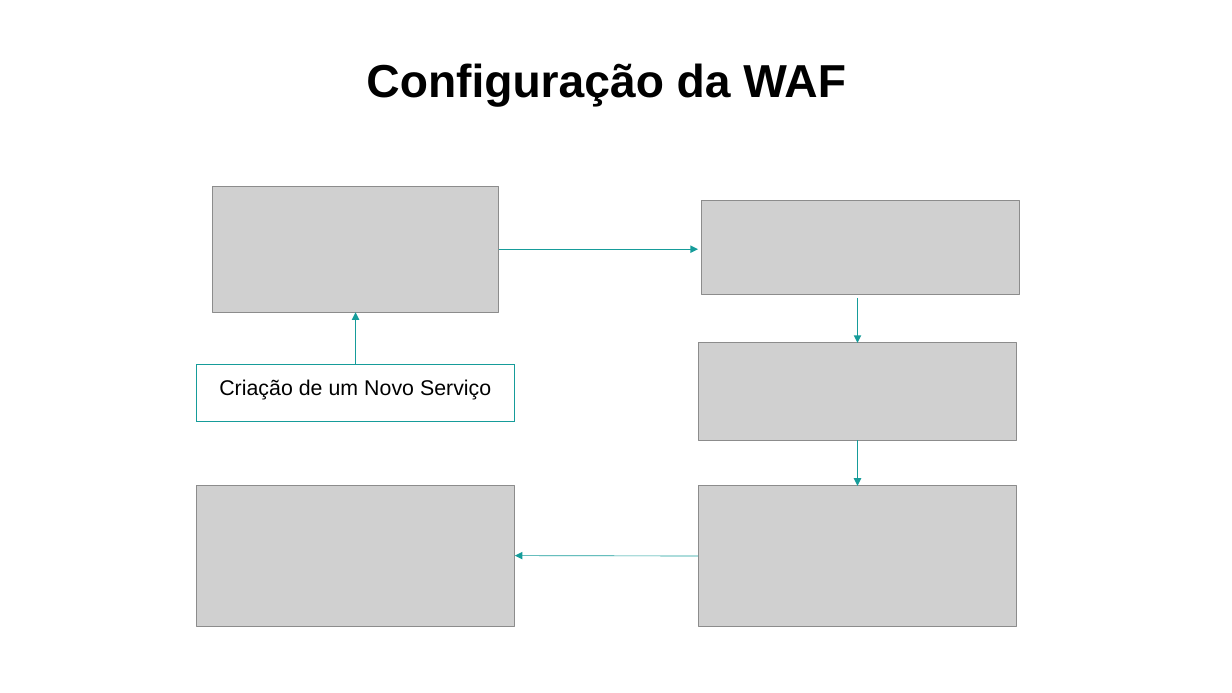
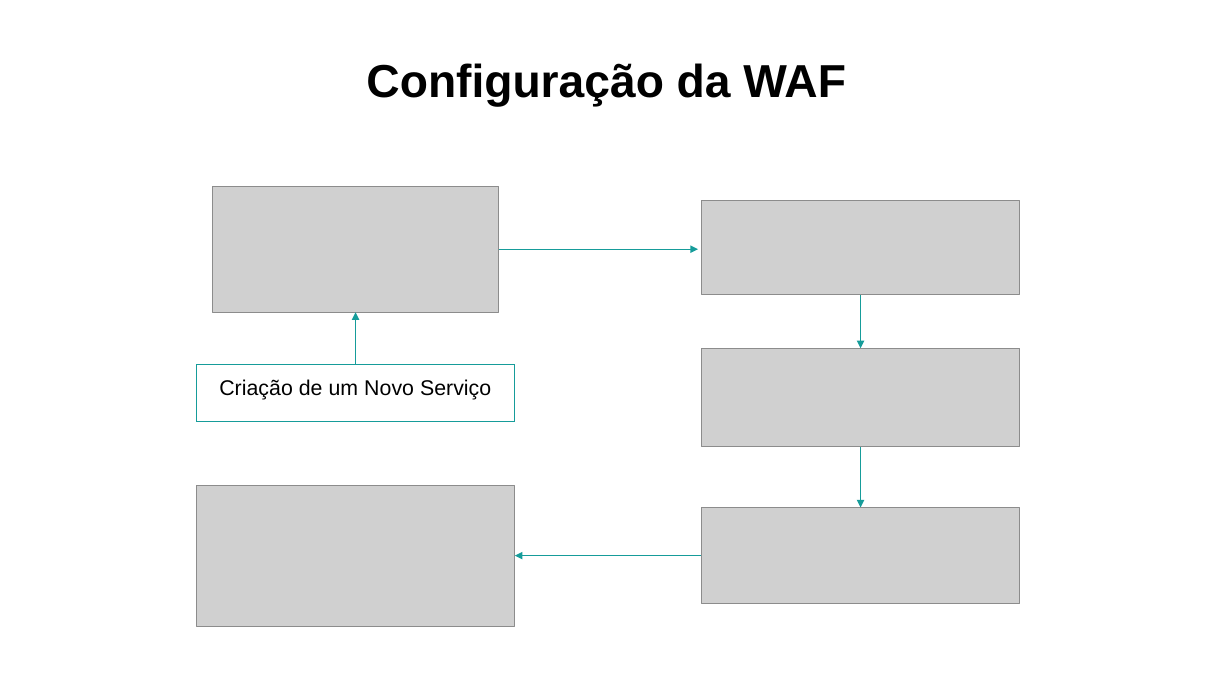
Before and after one commit to MartinhoCaeiro/WAF-Guide, a slide deck: slide 14 of Presentation/SlidesApresentaçãoProjeto.pptx. Drawn at 1232x693 pixels with LibreOffice and Linux fonts; fonts in the diff are those of the drawing; grey boxes stand for pictures. Boxes give left, top, right and bottom in pixels: in the first picture for what was removed or moved away, otherwise in the second. Text is boxed around its words. In the diff, an @@ line names an element or a change of style, - is before the commit and + after.

```diff
--- a/Presentation/SlidesApresentaçãoProjeto.pptx
+++ b/Presentation/SlidesApresentaçãoProjeto.pptx
@@ arrow moved from (858, 298) - (858, 343) to (860, 294) - (860, 348) @@
@@ picture: place and size @@
-picture at box(699, 343, 1018, 440)
+picture at box(701, 348, 1020, 447)
@@ arrow moved from (858, 440) - (858, 486) to (860, 447) - (860, 507) @@
@@ picture: place and size @@
-picture at box(699, 486, 1018, 627)
+picture at box(701, 507, 1020, 604)
```
Also in this commit, not shown: 1 other slide changed, 1 slide added, 18 other files.
